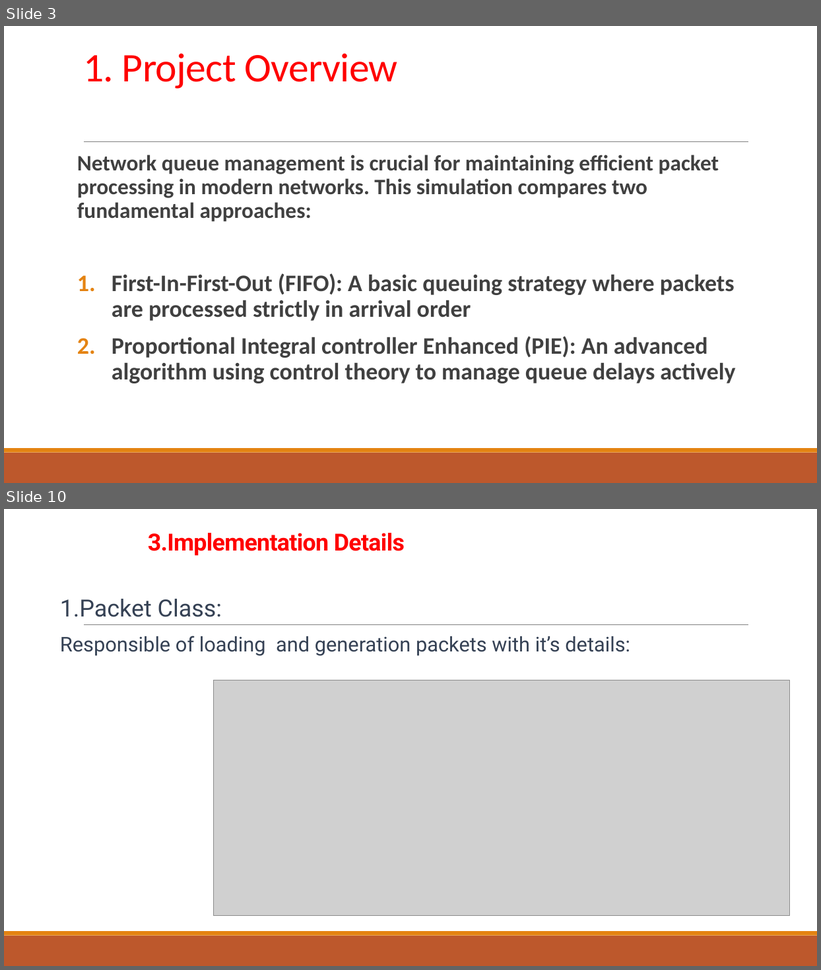
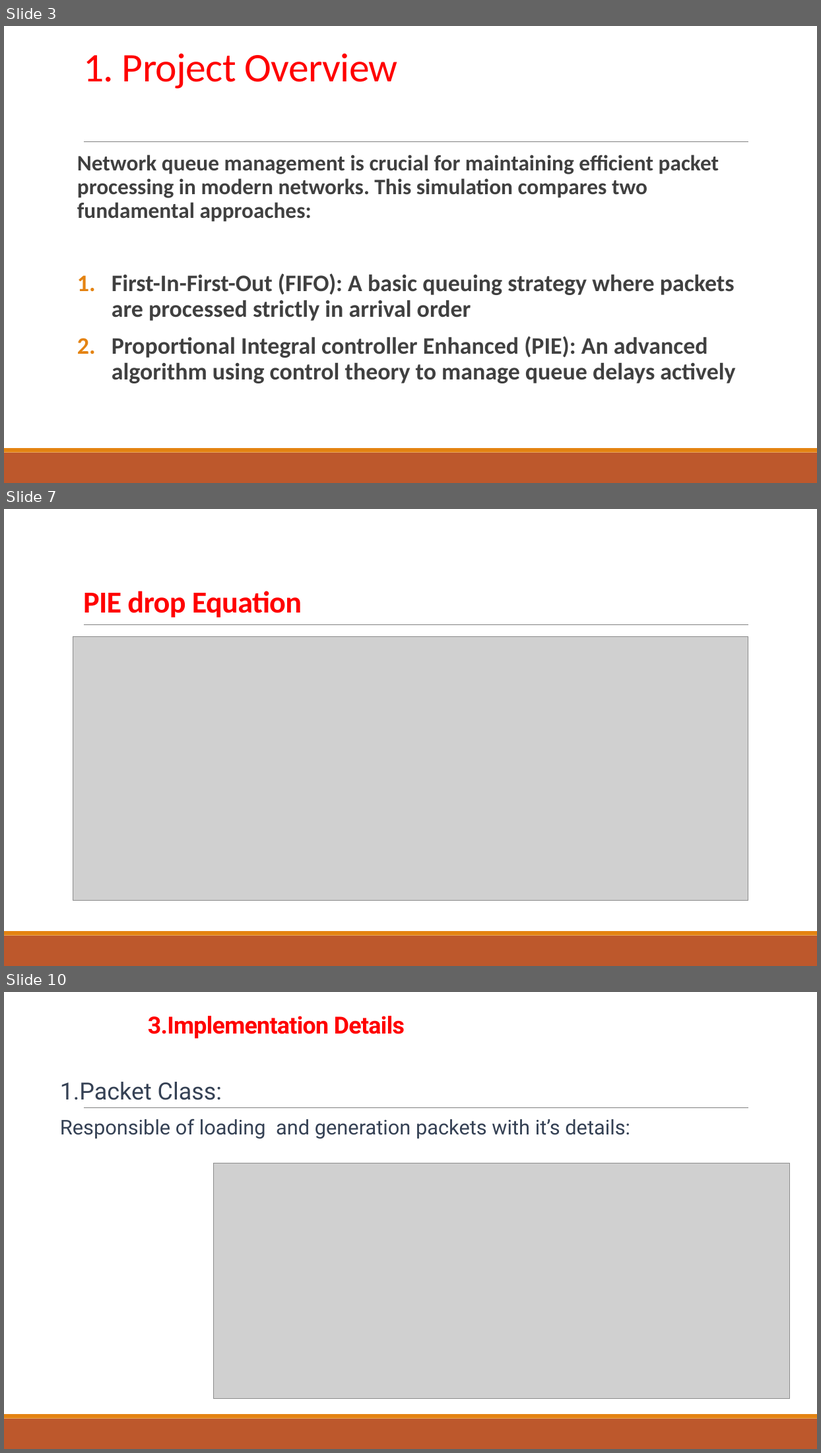
Before and after one commit to Thanoon12k/ROUTER-AQM-FIFO-CODEL-PIE-comparison, a slide deck: PIE.pptx. Shown one above the other, each under a label of ours: slides 3 and 10 before the commit, slides 3, 7 and 10 after it; the slides between them are not shown. The pictures are 821x970 and 821x1453 pixels, drawn with LibreOffice and Linux fonts; fonts in the diff are those of the drawing; grey boxes stand for pictures. Boxes give left, top, right and bottom in pixels: in the first picture for what was removed or moved away, otherwise in the second. Text is boxed around its words. In the diff, an @@ line names an element or a change of style, - is before the commit and + after.

```diff
--- a/PIE.pptx
+++ b/PIE.pptx
@@ slide 7 added at <box>4,509,817,966</box>, background #FFFFFF; not listed: 3 template elements that a slide beside it also shows @@
@@ title added at <box>83,591,302,618</box>, 36 pt, text #FF0000, bold @@
+PIE drop Equation
@@ picture added at <box>73,637,748,900</box> @@
```
Also in this commit, not shown: 14 slides changed, 3 other slides added, 6 slides removed, 16 other files.
